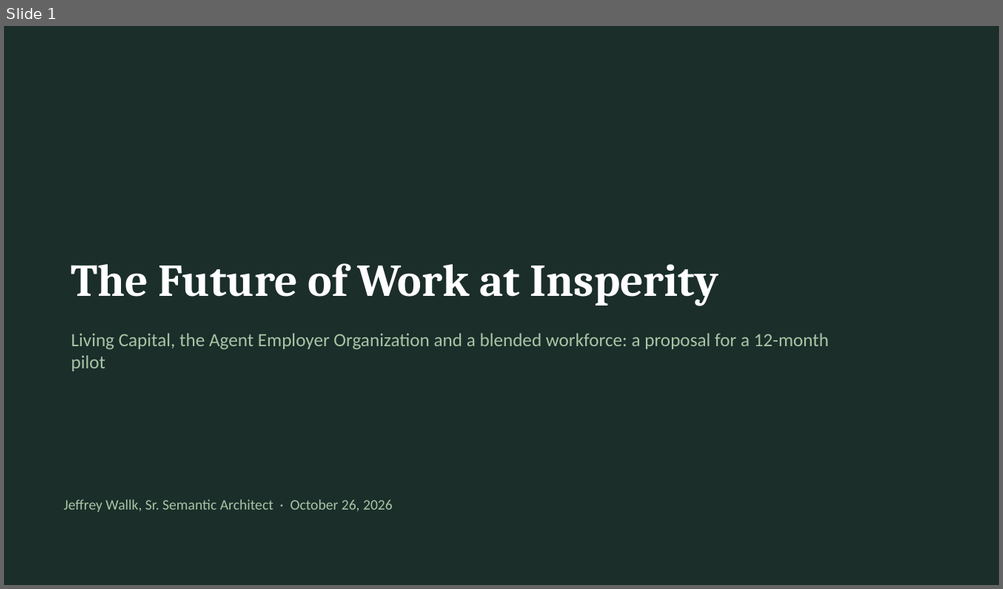
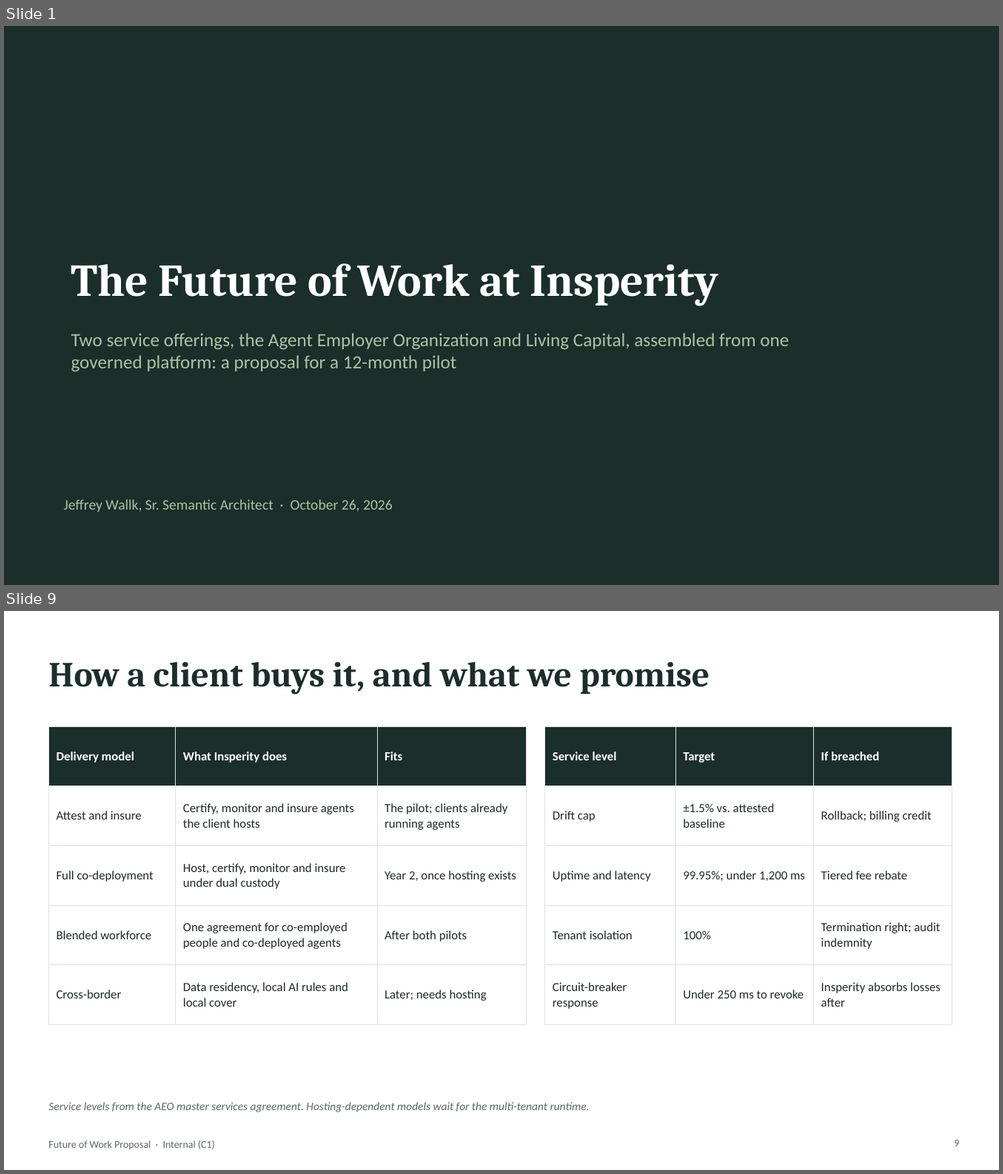
Before and after one commit to jeffw5/PLM-Dashboard, a slide deck: HR Services Provider/The Future of Work/Future-of-Work-Proposal.pptx. Shown one above the other, each under a label of ours: slide 1 before the commit, slides 1 and 9 after it; the slides between them are not shown. The pictures are 1003x589 and 1003x1174 pixels, drawn with LibreOffice and Linux fonts; fonts in the diff are those of the drawing. Boxes give left, top, right and bottom in pixels: in the first picture for what was removed or moved away, otherwise in the second. Text is boxed around its words. In the diff, an @@ line names an element or a change of style, - is before the commit and + after.

Commit message:
updated future work proposal

```diff
--- a/HR Services Provider/The Future of Work/Future-of-Work-Proposal.pptx
+++ b/HR Services Provider/The Future of Work/Future-of-Work-Proposal.pptx
@@ slide 9 added at box(4, 611, 999, 1170), background #FFFFFF @@
@@ title added at box(48, 662, 710, 694), 34 pt, text #1B2E2A, bold @@
+How a client buys it, and what we promise
@@ table added at box(48, 726, 526, 1010), 5 rows, 3 columns @@
+Delivery model | What Insperity does | Fits
+Attest and insure | Certify, monitor and insure agents the client hosts | The pilot; clients already running agents
+Full co-deployment | Host, certify, monitor and insure under dual custody | Year 2, once hosting exists
+Blended workforce | One agreement for co-employed people and co-deployed agents | After both pilots
+Cross-border | Data residency, local AI rules and local cover | Later; needs hosting
@@ table added at box(545, 726, 951, 1012), 5 rows, 3 columns @@
+Service level | Target | If breached
+Drift cap | ±1.5% vs. attested baseline | Rollback; billing credit
+Uptime and latency | 99.95%; under 1,200 ms | Tiered fee rebate
+Tenant isolation | 100% | Termination right; audit indemnity
+Circuit-breaker response | Under 250 ms to revoke | Insperity absorbs losses after
@@ text added at box(48, 1102, 589, 1113), 11 pt, text #5A6763, italic @@
+Service levels from the AEO master services agreement. Hosting-dependent models wait for the multi-tenant runtime.
@@ text added at box(48, 1141, 215, 1150), 10 pt, text #5A6763 @@
+Future of Work Proposal · Internal (C1)
@@ page number added at box(953, 1140, 959, 1147), 10 pt, text #5A6763 @@
+9
@@ slide 1 changed as well @@
@@ text at box(71, 333, 788, 372): text changed @@
-Living Capital, the Agent Employer Organization and a blended workforce: a proposal for a 12-month pilot
+Two service offerings, the Agent Employer Organization and Living Capital, assembled from one governed platform: a proposal for a 12-month pilot
```
Also in this commit, not shown: 10 other slides changed, 26 other slides added, 6 slides removed.
